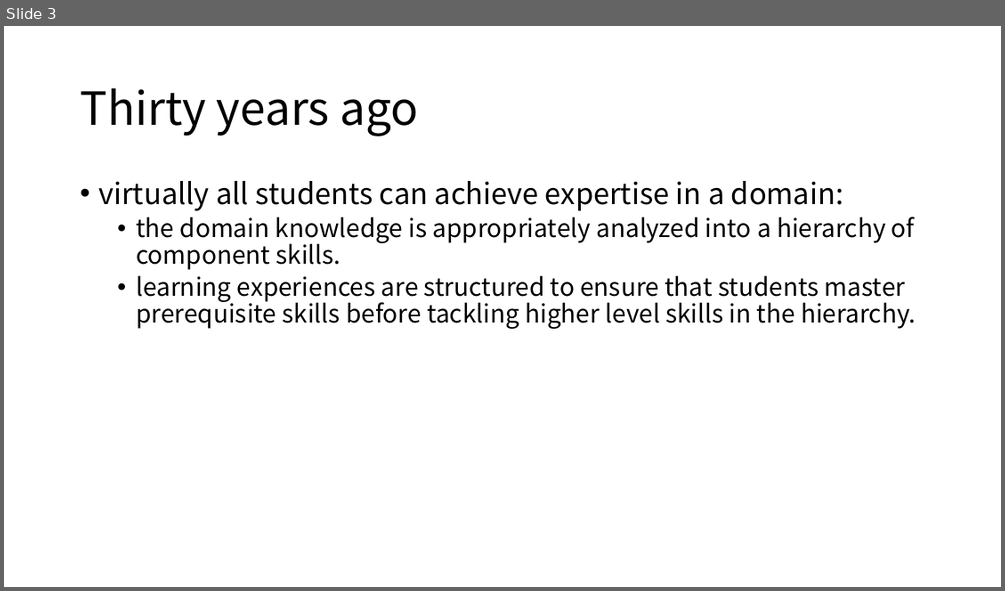
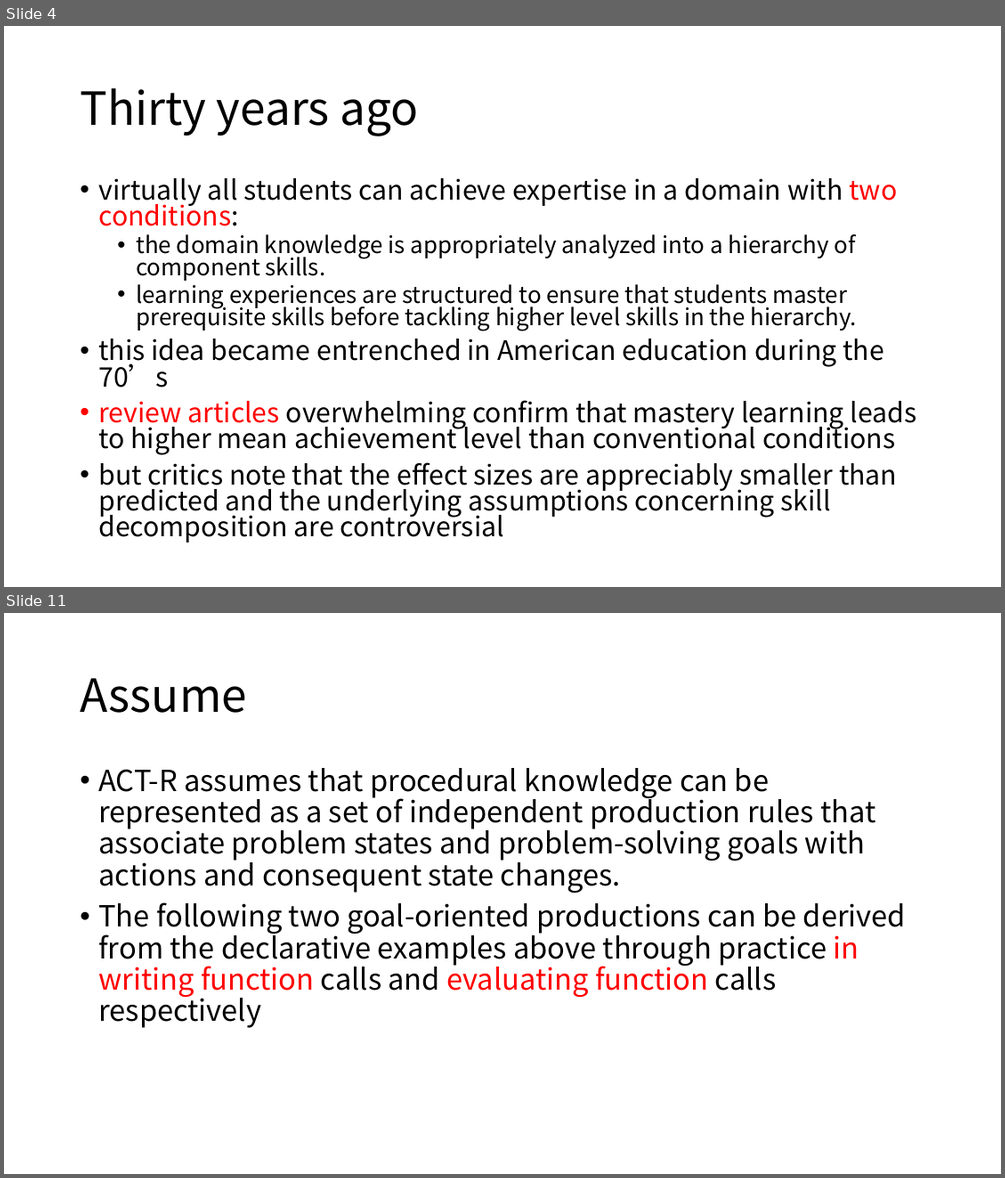
Before and after one commit to cloudspurs/klz, a slide deck: computer_science/statistics/model/hmm/bkt/papers/knowledge_tracing_modeling_the_acquisition_of_procedural_knowledge.pptx. Shown one above the other, each under a label of ours: slide 3 before the commit, slides 4 and 11 after it; the slides between them are not shown. The pictures are 1005x591 and 1005x1178 pixels, drawn with LibreOffice and Linux fonts; fonts in the diff are those of the drawing. Boxes give left, top, right and bottom in pixels: in the first picture for what was removed or moved away, otherwise in the second. Text is boxed around its words. In the diff, an @@ line names an element or a change of style, - is before the commit and + after.

```diff
--- a/computer_science/statistics/model/hmm/bkt/papers/knowledge_tracing_modeling_the_acquisition_of_procedural_knowledge.pptx
+++ b/computer_science/statistics/model/hmm/bkt/papers/knowledge_tracing_modeling_the_acquisition_of_procedural_knowledge.pptx
@@ slide 11 added at <box>4,613,1001,1174</box>, background #FFFFFF @@
@@ title added at <box>80,678,247,713</box>, 44 pt, text #000000 @@
+Assume
@@ text added at <box>98,768,906,1028</box>, 28 pt, text #000000 @@
+• ACT-R assumes that procedural knowledge can be represented as a set of independent production rules that associate problem states and problem-solving goals with actions and consequent state changes.
+• The following two goal-oriented productions can be derived from the declarative examples above through practice in writing function calls and evaluating function calls respectively
@@ what was slide 3 is now slide 4 @@
@@ slide 4 changed as well @@
@@ text at <box>98,178,898,226</box>: text changed; size 28 to 25.9 pt @@
-• virtually all students can achieve expertise in a domain:
+• virtually all students can achieve expertise in a domain with two conditions:
@@ text at <box>136,234,857,330</box>: size 24 to 22.2 pt in "the domain knowledge is appropriately analyzed into ...", "learning experiences are structured to ensure that ..."; line spacing 0.9 to 0.8 @@
@@ text at <box>98,338,917,542</box>: paragraphs added @@
+• this idea became entrenched in American education during the 70’s
+• review articles overwhelming confirm that mastery learning leads to higher mean achievement level than conventional conditions
+• but critics note that the effect sizes are appreciably smaller than predicted and the underlying assumptions concerning skill decomposition are controversial
```
Also in this commit, not shown: 5 other slides changed, 34 other slides added, 4 other files.
